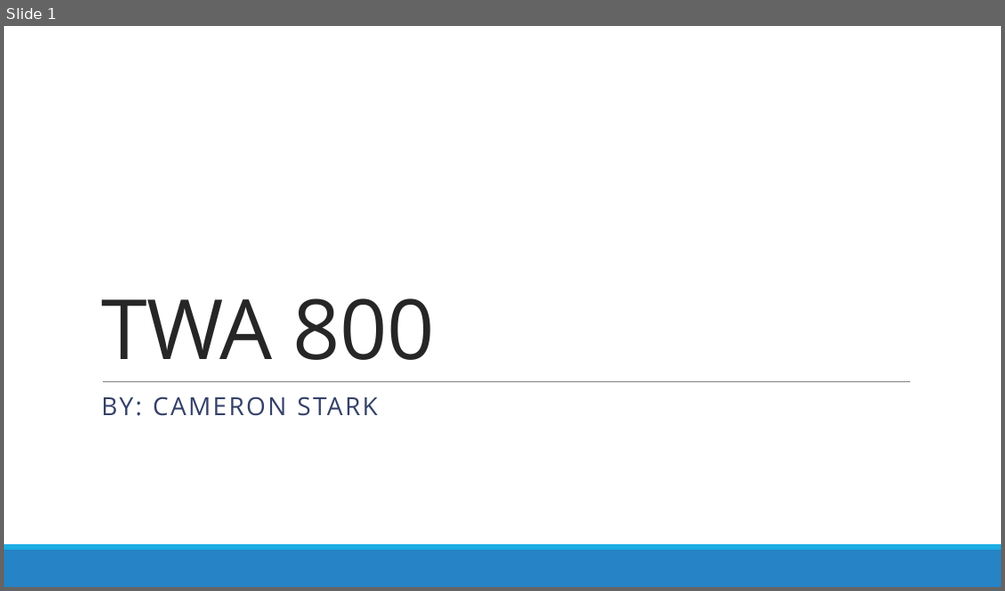
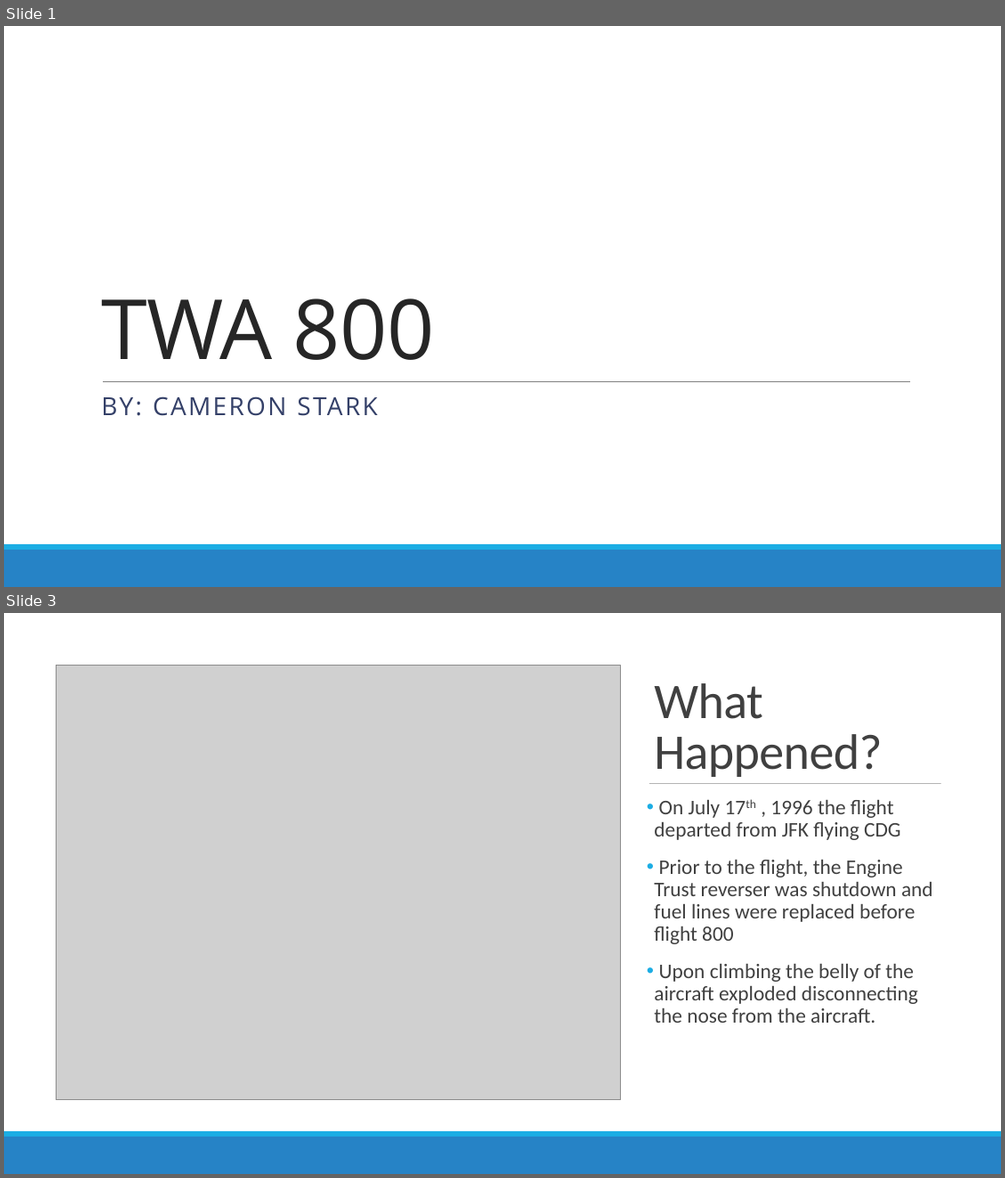
Before and after one commit to starkc1/Fall_2019, a slide deck: CEC300/Stark_Presentation.pptx. Shown one above the other, each under a label of ours: slide 1 before the commit, slides 1 and 3 after it; the slides between them are not shown. The pictures are 1005x591 and 1005x1178 pixels, drawn with LibreOffice and Linux fonts; fonts in the diff are those of the drawing; grey boxes stand for pictures. Boxes give left, top, right and bottom in pixels: in the first picture for what was removed or moved away, otherwise in the second. Text is boxed around its words. In the diff, an @@ line names an element or a change of style, - is before the commit and + after.

```diff
--- a/CEC300/Stark_Presentation.pptx
+++ b/CEC300/Stark_Presentation.pptx
@@ slide 3 added at [4,613,1001,1174], background #FFFFFF @@
@@ rectangle added at [4,613,1001,1131], fill #FFFFFF @@
@@ picture added at [56,666,621,1100] @@
@@ title added at [654,683,882,777], 48 pt, text #404040 @@
+What Happened?
@@ line added from (649, 784) to (941, 784), #808080 0.5 pt @@
@@ text added at [654,800,933,1022], 20 pt, text #404040 @@
+• On July 17th , 1996 the flight departed from JFK flying CDG
+• Prior to the flight, the Engine Trust reverser was shutdown and fuel lines were replaced before flight 800
+• Upon climbing the belly of the aircraft exploded disconnecting the nose from the aircraft.
@@ rectangle added at [4,1131,1001,1136], fill #1CADE4 @@
@@ rectangle added at [4,1136,1001,1174], fill #2683C6 @@
```
Also in this commit, not shown: 2 other slides added, 5 other files.
